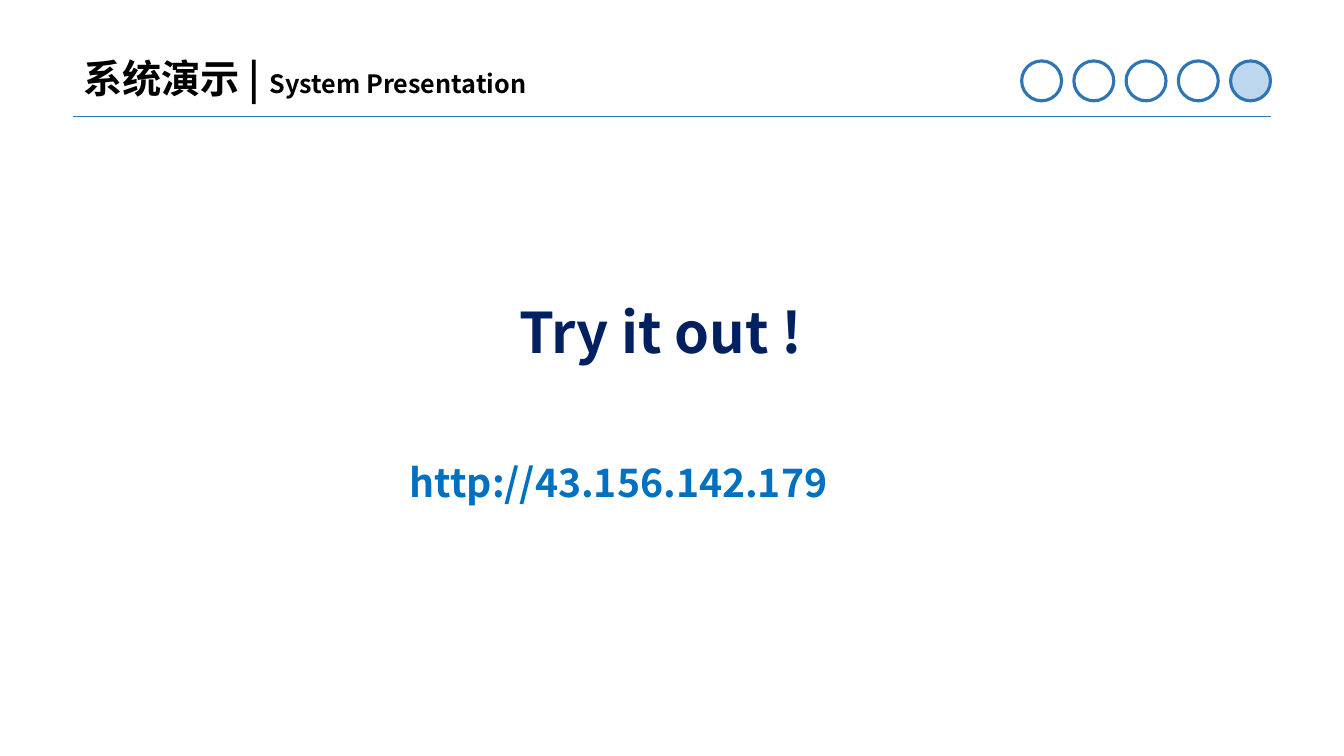
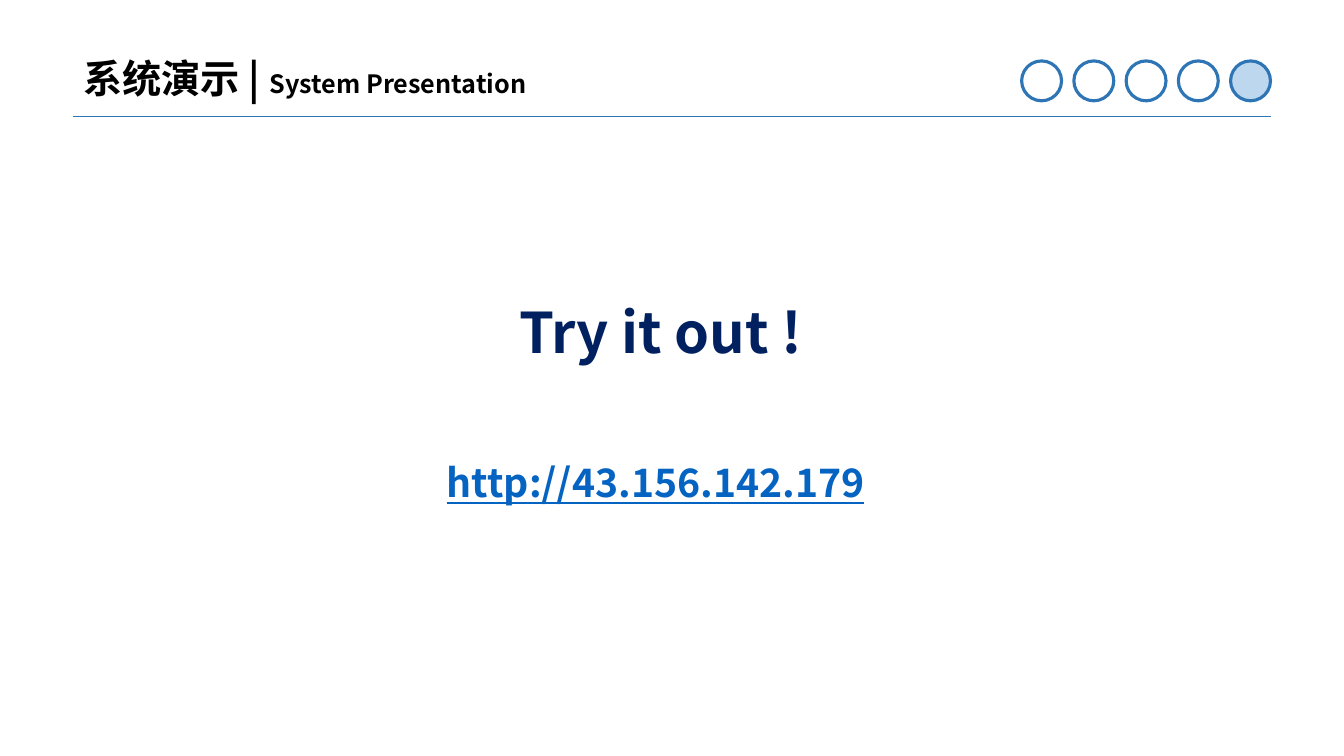
Before and after one commit to MinmusLin/Miel_Link, a slide deck: slide 12 of Presentation.pptx. Drawn at 1344x756 pixels with LibreOffice and Linux fonts; fonts in the diff are those of the drawing; background and template pictures are left out. Boxes give left, top, right and bottom in pixels: in the first picture for what was removed or moved away, otherwise in the second. Text is boxed around its words. In the diff, an @@ line names an element or a change of style, - is before the commit and + after.

```diff
--- a/Presentation.pptx
+++ b/Presentation.pptx
@@ text "http://43.156.142.179": place and size @@
-text "http://43.156.142.179" at [410, 465, 828, 506]
+text "http://43.156.142.179" at [447, 465, 865, 506]
@@ text "http://43.156.142.179" at [447, 465, 865, 506]: text colour #0070C0 to #0563C1, underline on @@
```
Also in this commit, not shown: 1 other slide changed, 1 other file.
